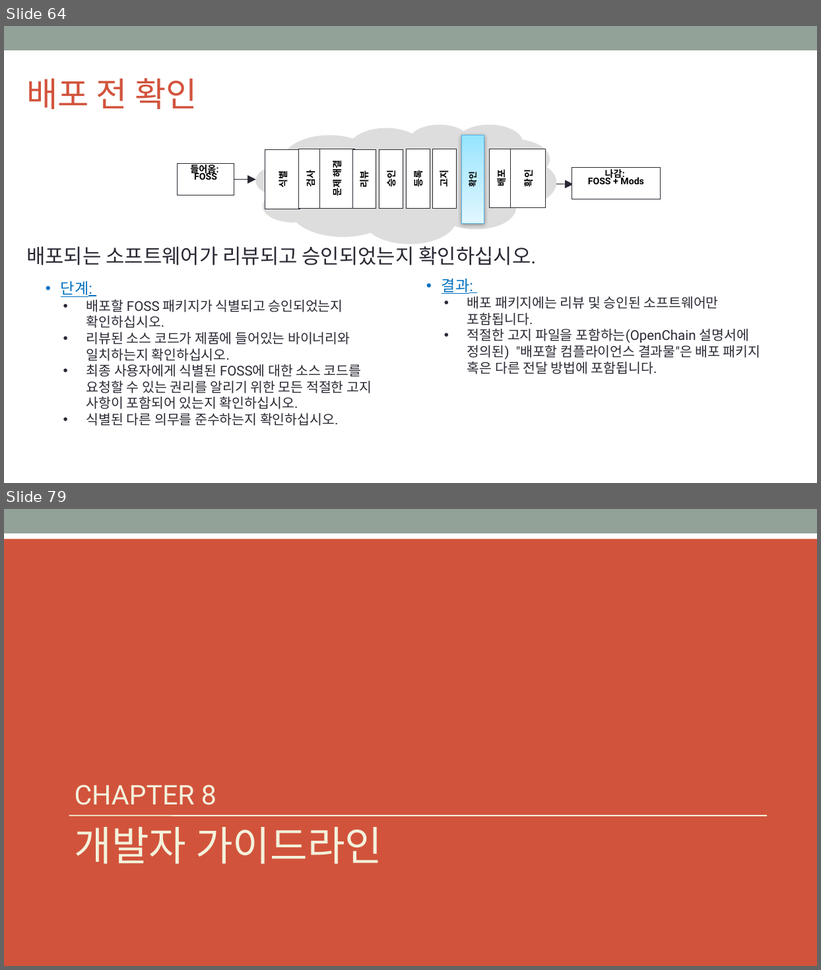
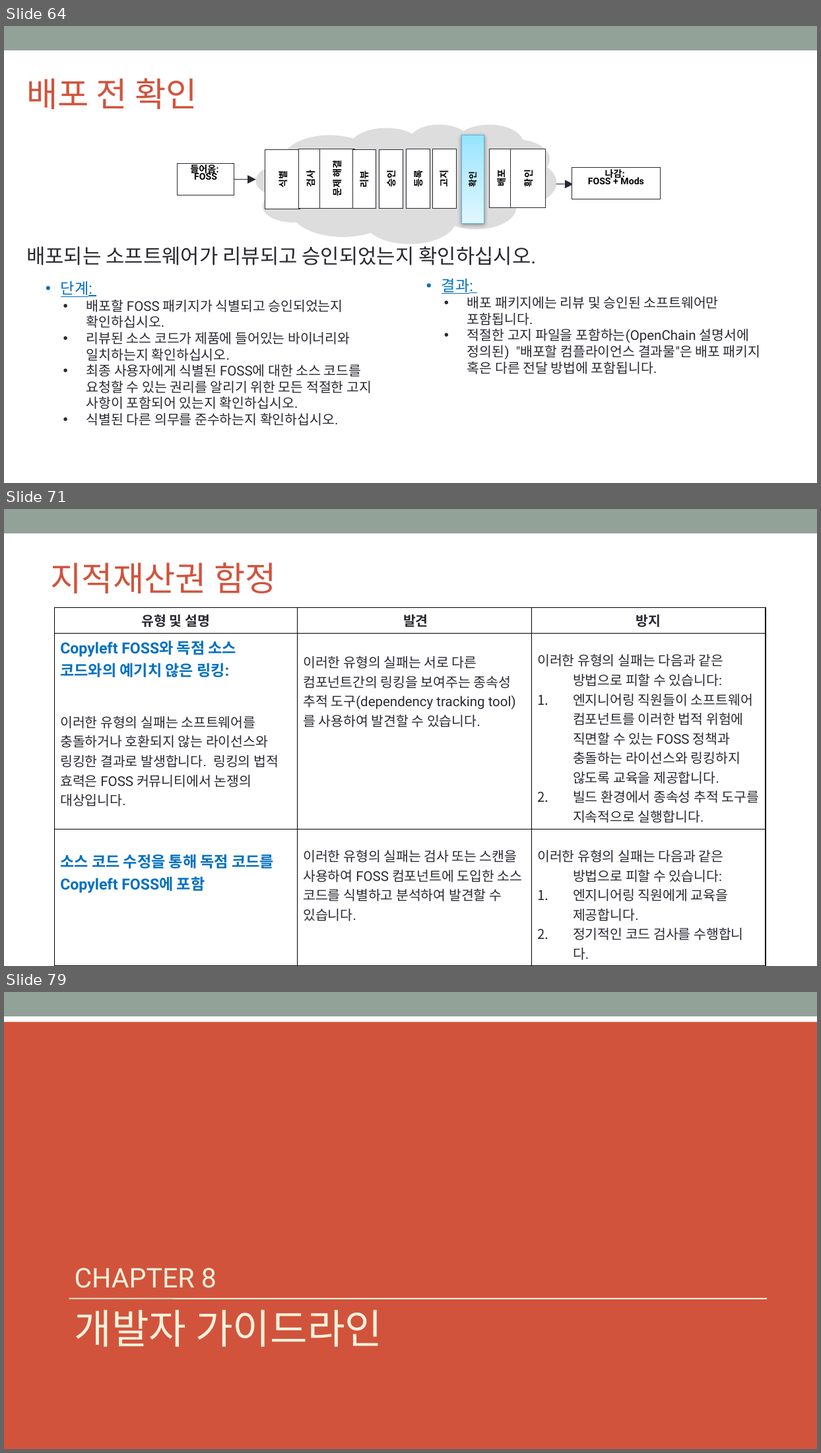
Before and after one commit to OpenChain-KWG/Curriculum-Translation-KR, a slide deck: target/slides/openchain-curriculum-for-1-1.pptx. Shown one above the other, each under a label of ours: slides 64 and 79 before the commit, slides 64, 71 and 79 after it; the slides between them are not shown. The pictures are 821x970 and 821x1453 pixels, drawn with LibreOffice and Linux fonts; fonts in the diff are those of the drawing; background and template pictures are left out. Boxes give left, top, right and bottom in pixels: in the first picture for what was removed or moved away, otherwise in the second. Text is boxed around its words. In the diff, an @@ line names an element or a change of style, - is before the commit and + after.

```diff
--- a/target/slides/openchain-curriculum-for-1-1.pptx
+++ b/target/slides/openchain-curriculum-for-1-1.pptx
@@ slide 71 added at (x1=4, y1=509, x2=817, y2=966), background #FFFFFF; not listed: 1 template element that a slide beside it also shows @@
@@ title added at (x1=51, y1=562, x2=276, y2=593), 40 pt, text #D2533C @@
+지적재산권 함정
@@ table added at (x1=54, y1=608, x2=765, y2=963), 3 rows, 3 columns @@
+유형 및 설명 | 발견 | 방지
+Copyleft FOSS와 독점 소스 코드와의 예기치 않은 링킹: / 이러한 유형의 실패는 소프트웨어를 충돌하거나 호환되지 않는 라이선스와 링킹한 결과로 발생합니다. 링킹의 법적 효력은 FOSS 커뮤니티에서 논쟁의 대상입니다. | 이러한 유형의 실패는 서로 다른 컴포넌트간의 링킹을 보여주는 종속성 추적 도구(dependency tracking tool)를 사용하여 발견할 수 있습니다. | 이러한 유형의 실패는 다음과 같은 방법으로 피할 수 있습니다: / 엔지니어링 직원들이 소프트웨어 컴포넌트를 이러한 법적 위험에 직면할 수 있는 FOSS 정책과 충돌하는 라이선스와 링킹하지 않도록 교육을 제공합니다. / 빌드 환경에서 종속성 추적 도구를 지속적으로 실행합니다.
+소스 코드 수정을 통해 독점 코드를 Copyleft FOSS에 포함 | 이러한 유형의 실패는 검사 또는 스캔을 사용하여 FOSS 컴포넌트에 도입한 소스 코드를 식별하고 분석하여 발견할 수 있습니다. | 이러한 유형의 실패는 다음과 같은 방법으로 피할 수 있습니다: / 엔지니어링 직원에게 교육을 제공합니다. / 정기적인 코드 검사를 수행합니다.
```
Also in this commit, not shown: 6 slides changed, 12 other slides added, 13 slides removed, 7 other files.
